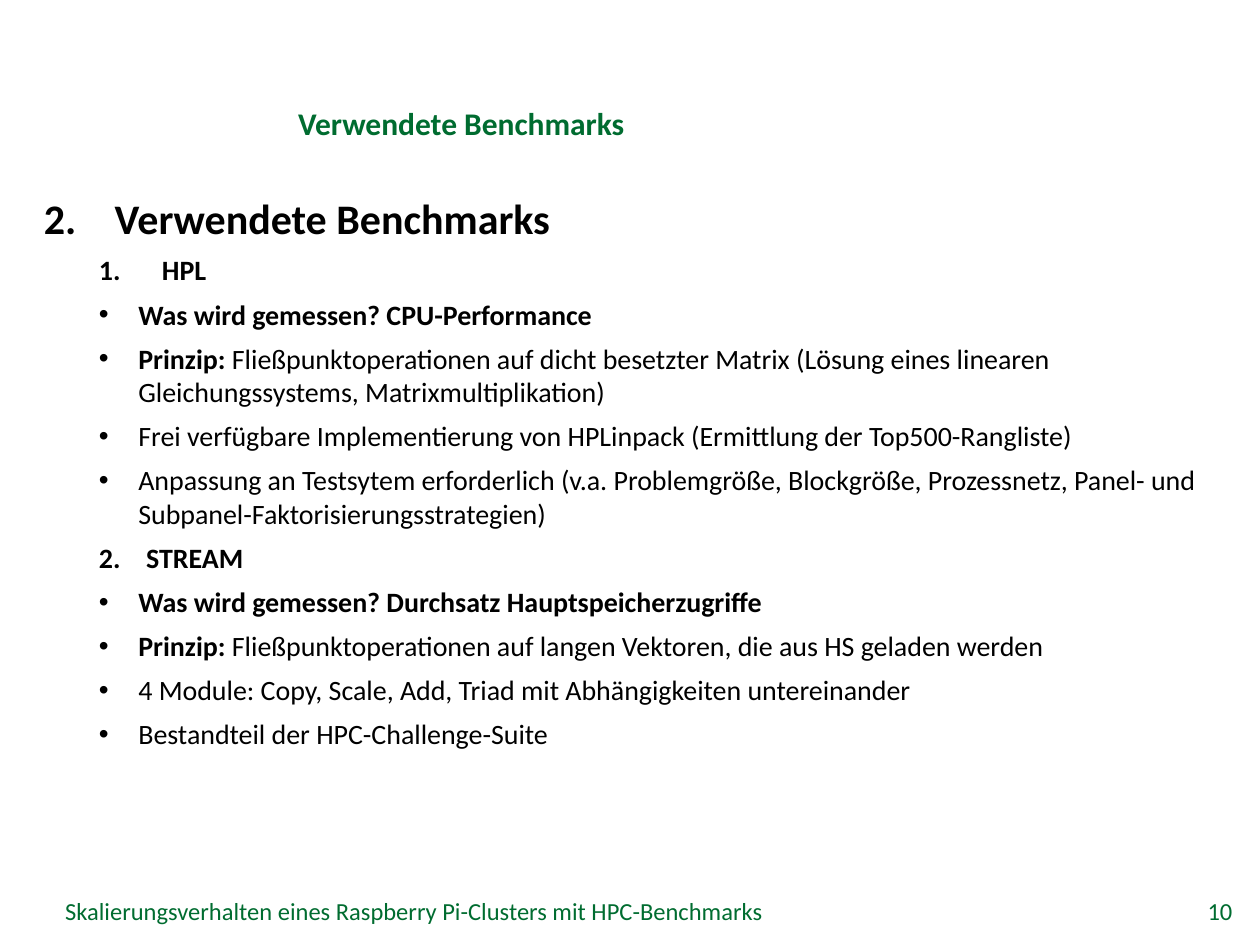
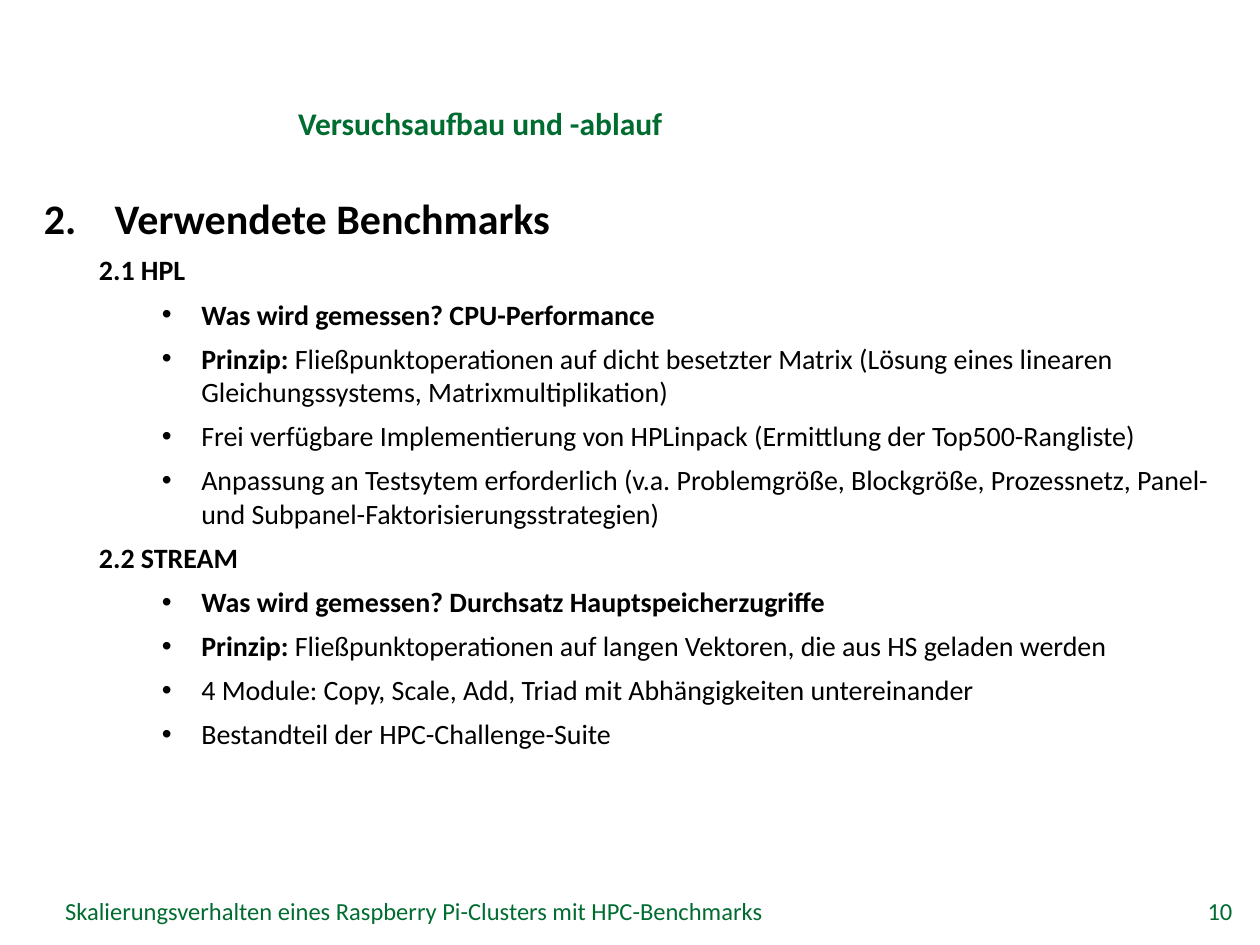
Before and after one commit to missgreenwood/bachelor-arbeit, a slide deck: slide 10 of Disputation/grei14.pptx. Drawn at 1260x945 pixels with LibreOffice and Linux fonts; fonts in the diff are those of the drawing; background and template pictures are left out. Boxes give left, top, right and bottom in pixels: in the first picture for what was removed or moved away, otherwise in the second. Text is boxed around its words. In the diff, an @@ line names an element or a change of style, - is before the commit and + after.

```diff
--- a/Disputation/grei14.pptx
+++ b/Disputation/grei14.pptx
@@ title at (x1=298, y1=112, x2=662, y2=136): text changed @@
-Verwendete Benchmarks
+Versuchsaufbau und -ablauf
@@ text at (x1=99, y1=261, x2=185, y2=280): text changed @@
-  1. HPL
+  2.1 HPL
@@ text at (x1=201, y1=305, x2=1208, y2=749): list level 2 to 3 in "Was wird gemessen? CPU-Performance"; list level 2 to 3 in "Prinzip: Fließpunktoperationen auf dicht besetzter ..."; list level 2 to 3 in "Frei verfügbare Implementierung von HPLinpack ..."; list level 2 to 3 in "Anpassung an Testsytem erforderlich (v.a. ..."; list level 2 to 3 in "Was wird gemessen? Durchsatz Hauptspeicherzugriffe"; list level 2 to 3 in "Prinzip: Fließpunktoperationen auf langen Vektoren, ..."; list level 2 to 3 in "4 Module: Copy, Scale, Add, ..."; list level 2 to 3 in "Bestandteil der HPC-Challenge-Suite" @@
@@ text at (x1=99, y1=549, x2=238, y2=568): text changed @@
-  2. STREAM
+  2.2 STREAM
```
Also in this commit, not shown: 23 other slides changed, 1 slide added, 1 other file.
